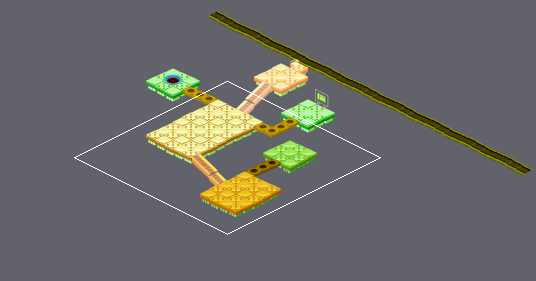
A Tiled map gets an edit: areas/yokasqr.tmx. Above: a wide view before the commit, with the close-up outlined.
Close-up. Before:
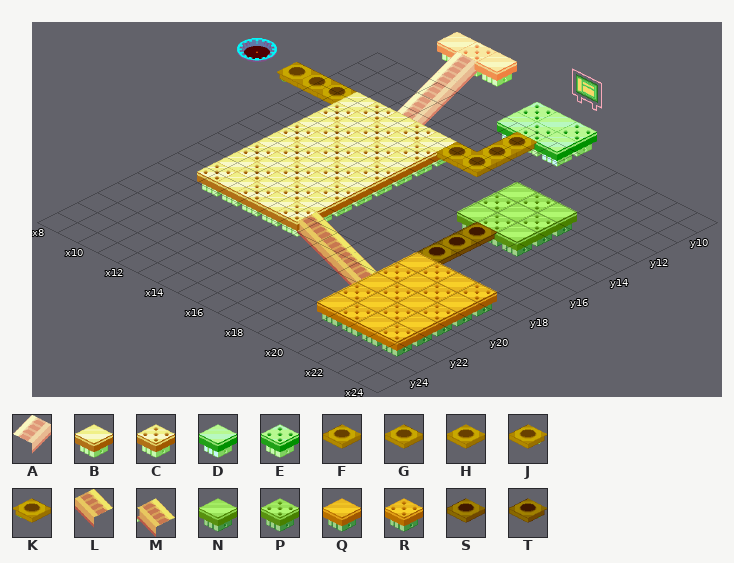
Cells are 64x32 px. Isometric: x runs down to the right, y down to the left. Shown: x 8..24, y 9..25. Layer "Tile Layer 3" is drawn 0,-48 px off the grid.
Key: from "BN3 square custom": A 70 "Stairs", B 77, C 78, D 84, E 89, F 91, G 93, H 94, J 95, K 96, L 98 flipped left-right "Stairs", M 99 flipped left-right "Stairs", N 105, P 106, Q 112, R 113, S 119, T 123.
_ is an empty cell.
Layers that did not change in this view are not listed.
Layer "Tile Layer 0" before, first column x 8:
 9 _________________
10 _________________
11 _________________
12 __________NPN____
13 __________PNP____
14 __________NPN____
15 ___________T_____
16 ___________S_____
17 ___________S_____
18 ___________QRQR__
19 ___________RQRQ__
20 __________LQRQR__
21 ___________RQRQ__
22 ___________QRQR__
23 _________________
24 _________________
25 _________________
Layer "Tile Layer 3" before, first column x 8:
 9 ________EDE______
10 ________DED______
11 _________J_______
12 _____A___F_______
13 KGGBCBCBGH_______
14 ___CBCBC_________
15 ___BCBCB_________
16 ___CBCBC_________
17 ___BCBCB_________
18 ___CBCBC_________
19 ___BCBCB_________
20 ___CBCBCM________
21 _________________
22 _________________
23 _________________
24 _________________
25 _________________
And afterwards:
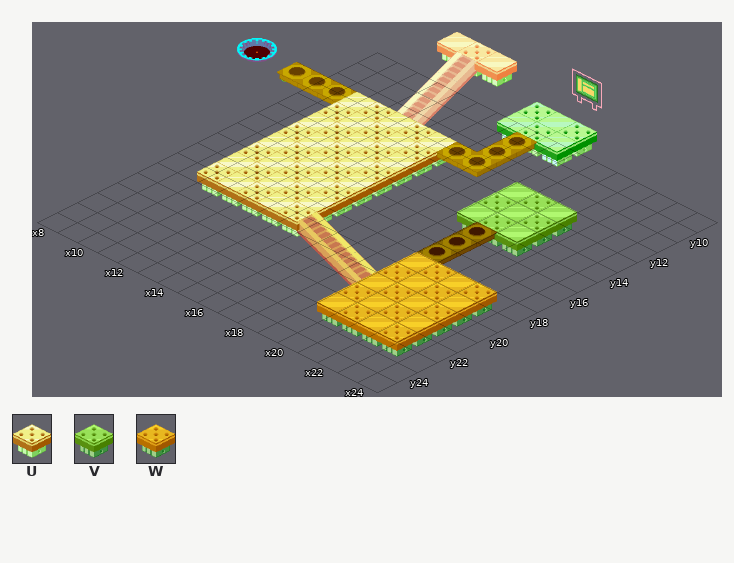
Further tiles: from "BN3 square custom": U 82, V 110, W 117.
What changed:
Changed rows in their new state; . is an unchanged cell.
Layer "Tile Layer 0":
first column x 18:
12 .V.
13 V.V
14 .V.
first column x 19:
18 .W.W
19 W.W.
20 .W.W
21 W.W.
22 .W.W
Layer "Tile Layer 3":
first column x 11:
13 .U.U.
14 U.U.U
15 .U.U.
16 U.U.U
17 .U.U.
18 U.U.U
19 .U.U.
20 U.U.U
Pixel boxes of the changes (left, top, right, bottom) in both close-ups:
changed: (198, 102, 436, 218)
changed: (479, 192, 556, 228)
changed: (338, 262, 496, 338)
